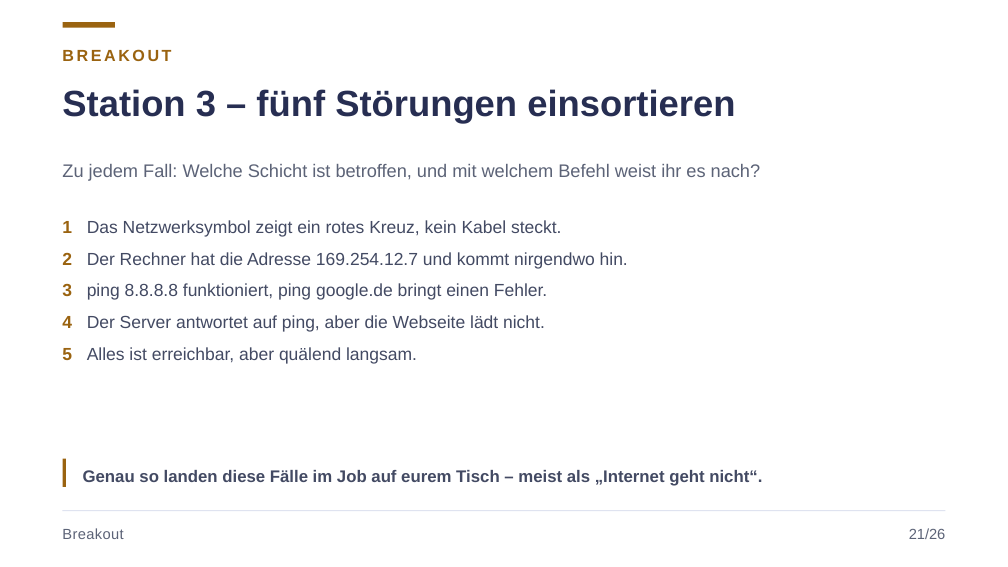
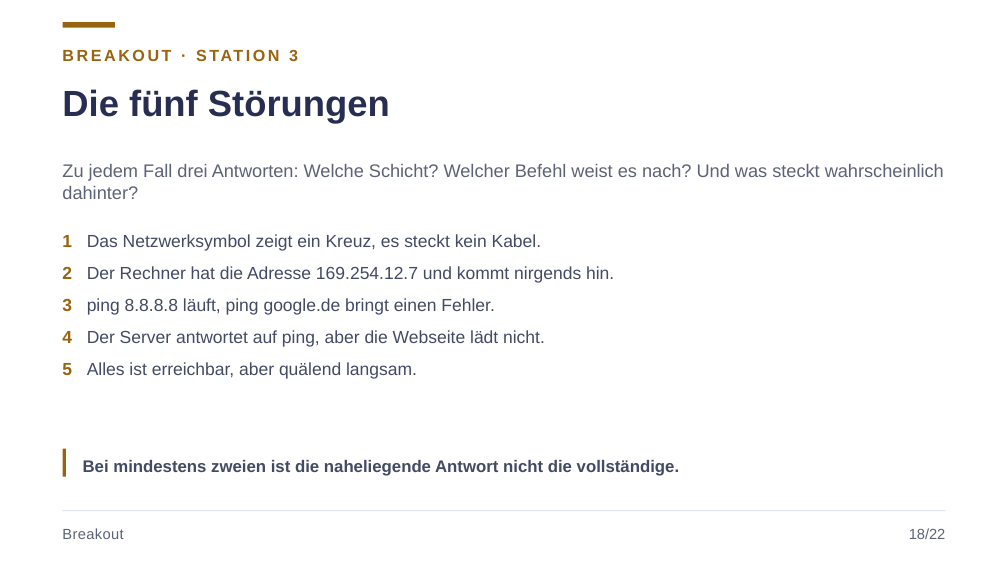
Before and after one commit to JacobMenge/kurs-unterlagen, a slide deck: slide 23 of folien/dist/01-netzwerke-grundlagen.pptx (slide 26 before the commit). Drawn at 1008x567 pixels with LibreOffice and Linux fonts; fonts in the diff are those of the drawing. Boxes give left, top, right and bottom in pixels: in the first picture for what was removed or moved away, otherwise in the second. Text is boxed around its words. In the diff, an @@ line names an element or a change of style, - is before the commit and + after.

Commit message:
netzwerke: schaubilder statt textkarten, befehle je betriebssystem getrennt, online-kontext korrigiert

```diff
--- a/folien/dist/01-netzwerke-grundlagen.pptx
+++ b/folien/dist/01-netzwerke-grundlagen.pptx
@@ text at box(289, 49, 298, 61): text changed @@
-BREAKOUT
+BREAKOUT · STATION 3
@@ text at box(62, 89, 390, 124): text changed @@
-Station 3 – fünf Störungen einsortieren
+Die fünf Störungen
@@ text at box(62, 164, 944, 199): text changed @@
-Zu jedem Fall: Welche Schicht ist betroffen, und mit welchem Befehl weist ihr es nach?
+Zu jedem Fall drei Antworten: Welche Schicht? Welcher Befehl weist es nach? Und was steckt wahrscheinlich dahinter?
@@ text at box(62, 234, 614, 315): text changed @@
-1 Das Netzwerksymbol zeigt ein rotes Kreuz, kein Kabel steckt.
-2 Der Rechner hat die Adresse 169.254.12.7 und kommt nirgendwo hin.
-3 ping 8.8.8.8 funktioniert, ping google.de bringt einen Fehler.
+1 Das Netzwerksymbol zeigt ein Kreuz, es steckt kein Kabel.
+2 Der Rechner hat die Adresse 169.254.12.7 und kommt nirgends hin.
+3 ping 8.8.8.8 läuft, ping google.de bringt einen Fehler.
@@ text "1 Das Netzwerksymbol zeigt ein ...": place and size @@
-text "1 Das Netzwerksymbol zeigt ein ..." at box(62, 220, 628, 364)
+text "1 Das Netzwerksymbol zeigt ein ..." at box(62, 234, 614, 379)
@@ rectangle: place and size @@
-rectangle at box(62, 459, 67, 487)
+rectangle at box(62, 449, 67, 477)
@@ text at box(83, 460, 679, 476): text changed @@
-Genau so landen diese Fälle im Job auf eurem Tisch – meist als „Internet geht nicht“.
+Bei mindestens zweien ist die naheliegende Antwort nicht die vollständige.
@@ text at box(909, 528, 946, 539): text changed @@
-21/26
+18/22
```
Also in this commit, not shown: 16 other slides changed, 6 slides added, 10 slides removed, 22 other files.
